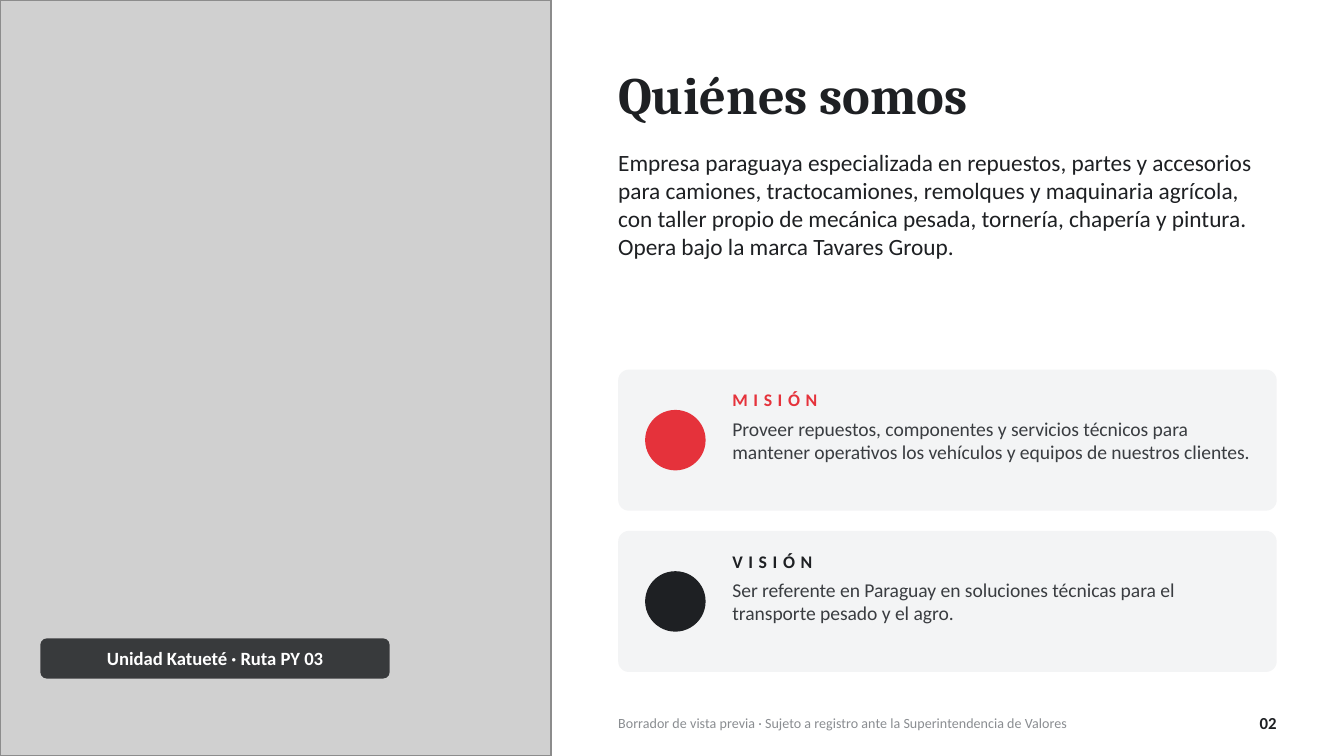
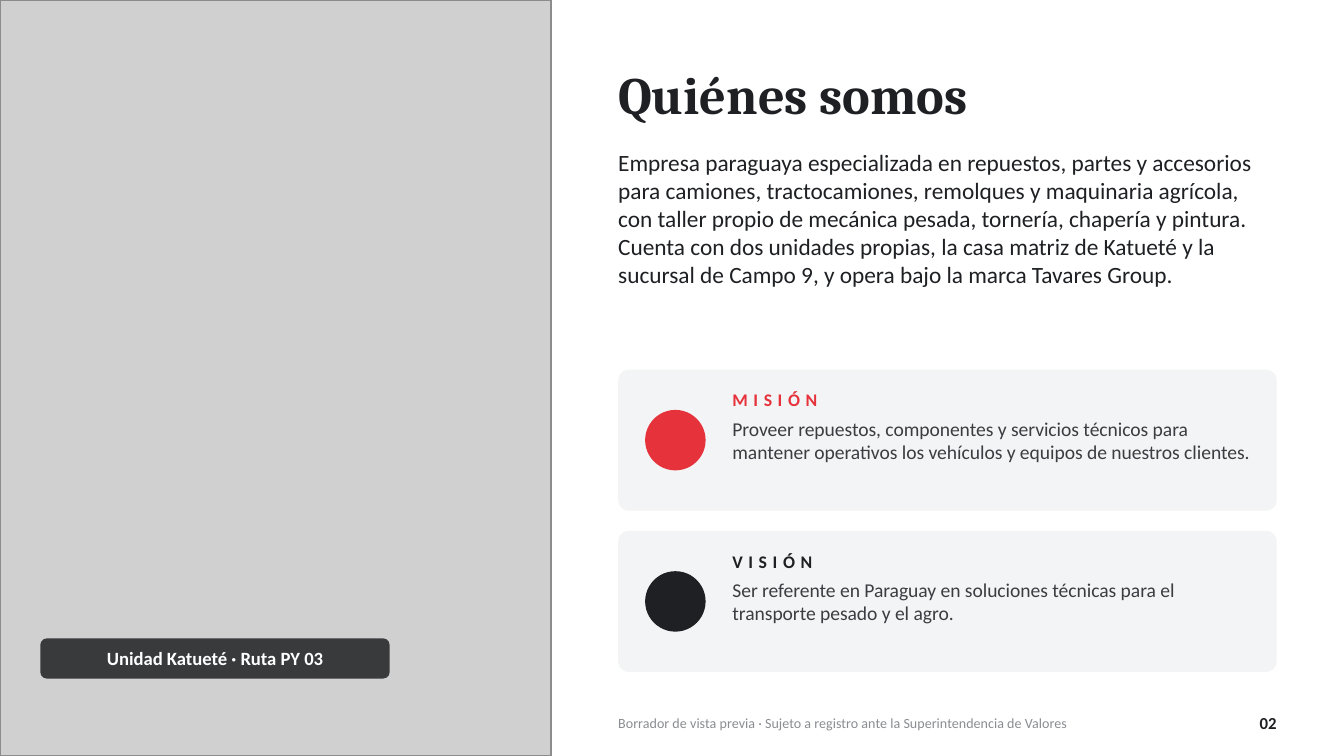
Before and after one commit to josecavalier94/n8n-render-deploy, a slide deck: slide 2 of Vista_Previa_Presentacion_Tavares.pptx. Drawn at 1344x756 pixels with LibreOffice and Linux fonts; fonts in the diff are those of the drawing; grey boxes stand for pictures. Boxes give left, top, right and bottom in pixels: in the first picture for what was removed or moved away, otherwise in the second. Text is boxed around its words. In the diff, an @@ line names an element or a change of style, - is before the commit and + after.

```diff
--- a/Vista_Previa_Presentacion_Tavares.pptx
+++ b/Vista_Previa_Presentacion_Tavares.pptx
@@ text at box(618, 154, 1251, 287): text changed @@
-Empresa paraguaya especializada en repuestos, partes y accesorios para camiones, tractocamiones, remolques y maquinaria agrícola, con taller propio de mecánica pesada, tornería, chapería y pintura. Opera bajo la marca Tavares Group.
+Empresa paraguaya especializada en repuestos, partes y accesorios para camiones, tractocamiones, remolques y maquinaria agrícola, con taller propio de mecánica pesada, tornería, chapería y pintura. Cuenta con dos unidades propias, la casa matriz de Katueté y la sucursal de Campo 9, y opera bajo la marca Tavares Group.
```
Also in this commit, not shown: 3 other slides changed.
